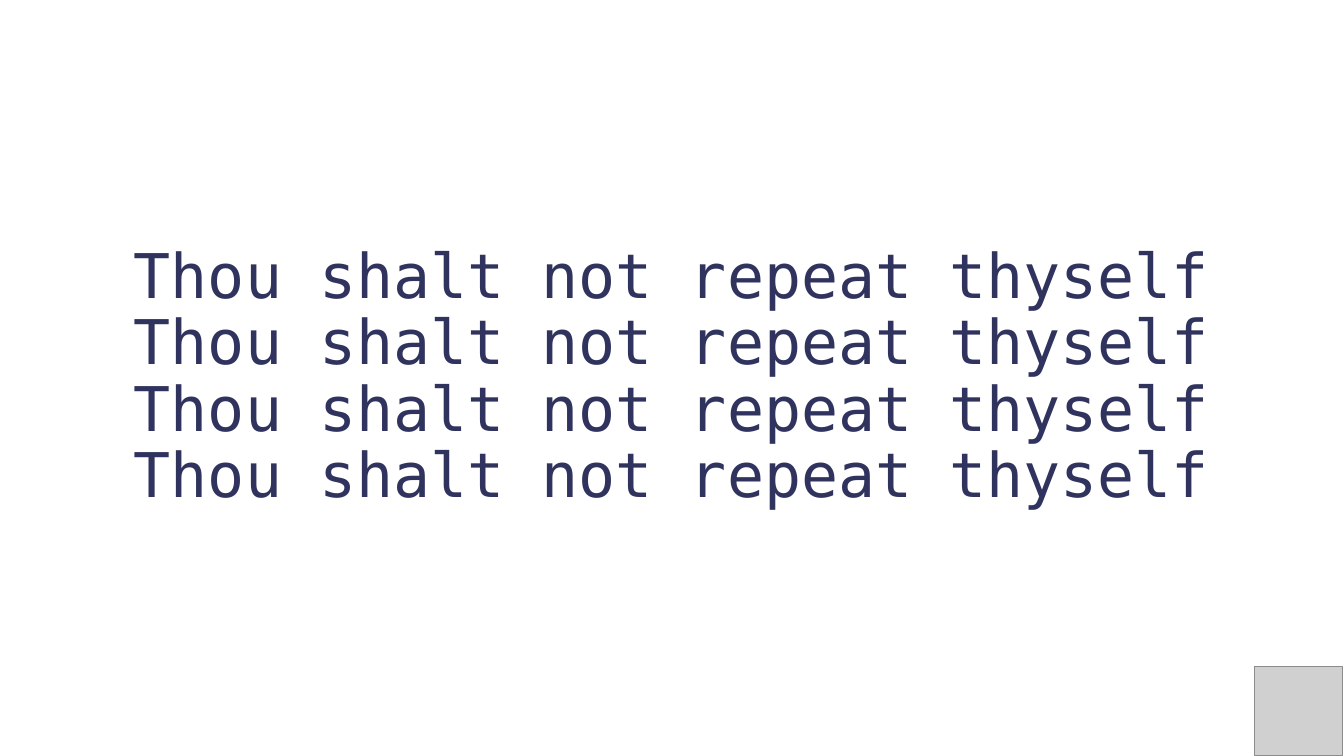
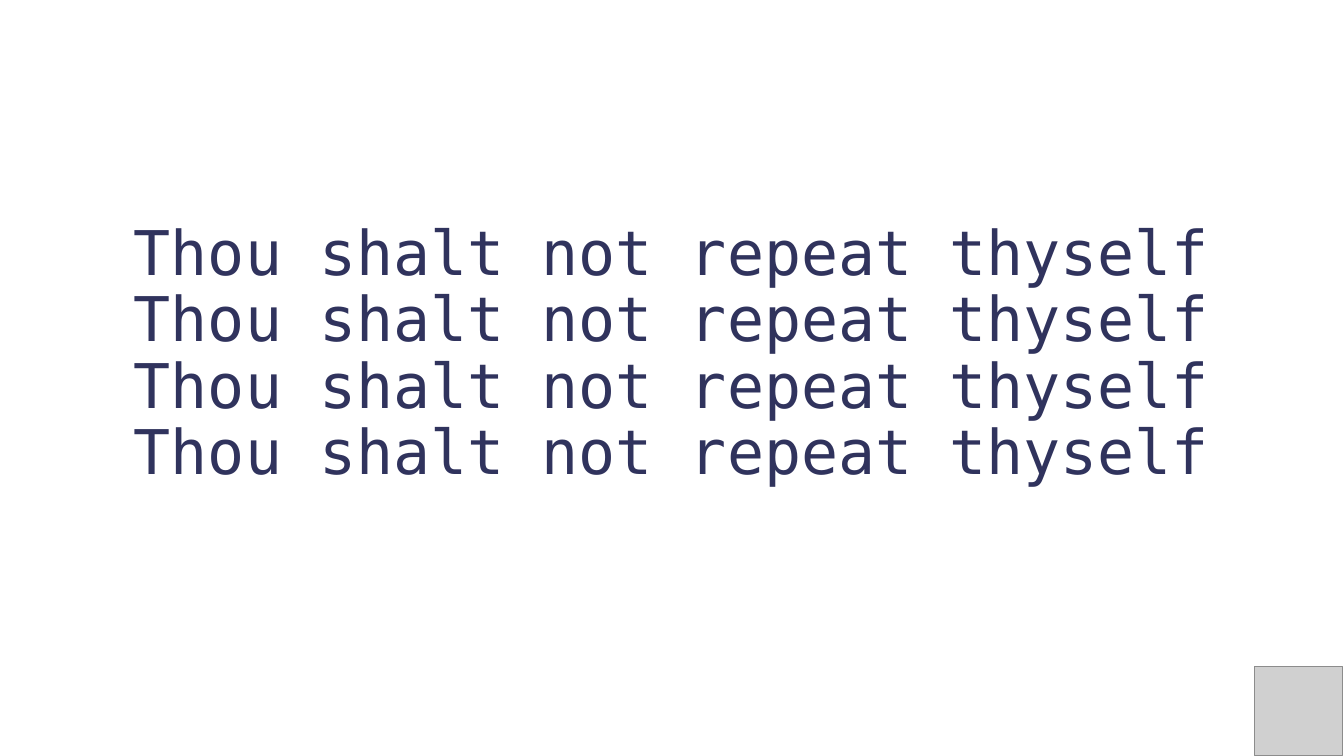
Before and after one commit to PracticumAI/python, a slide deck: slide 5 of presentations/03_functions.pptx. Drawn at 1344x756 pixels with LibreOffice and Linux fonts; fonts in the diff are those of the drawing; grey boxes stand for pictures. Boxes give left, top, right and bottom in pixels: in the first picture for what was removed or moved away, otherwise in the second. Text is boxed around its words. In the diff, an @@ line names an element or a change of style, - is before the commit and + after.

```diff
--- a/presentations/03_functions.pptx
+++ b/presentations/03_functions.pptx
@@ text "Thou shalt not repeat thyself": place and size @@
-text "Thou shalt not repeat thyself" at box(134, 251, 1209, 510)
+text "Thou shalt not repeat thyself" at box(134, 228, 1209, 487)
```
Also in this commit, not shown: 16 other slides changed.
